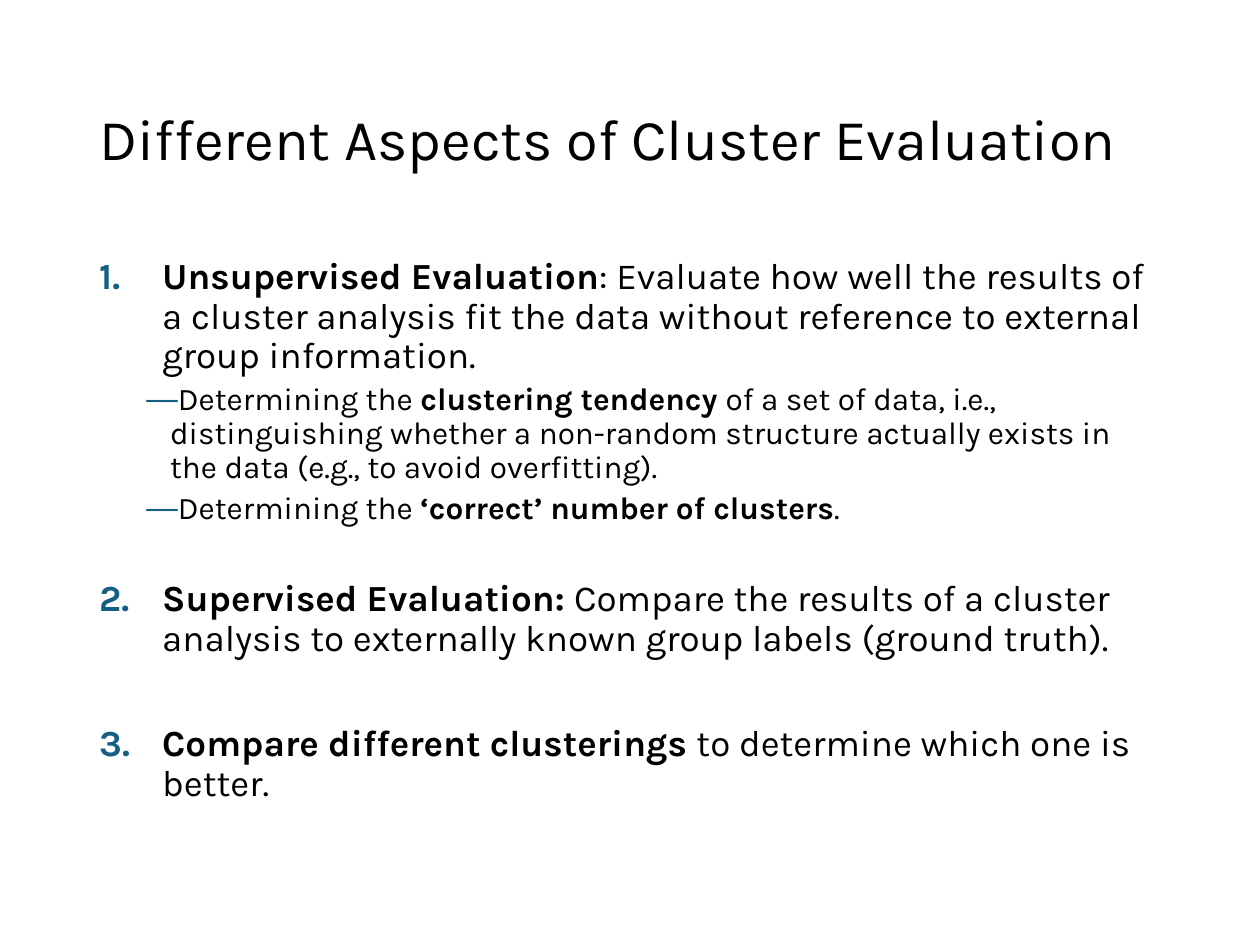
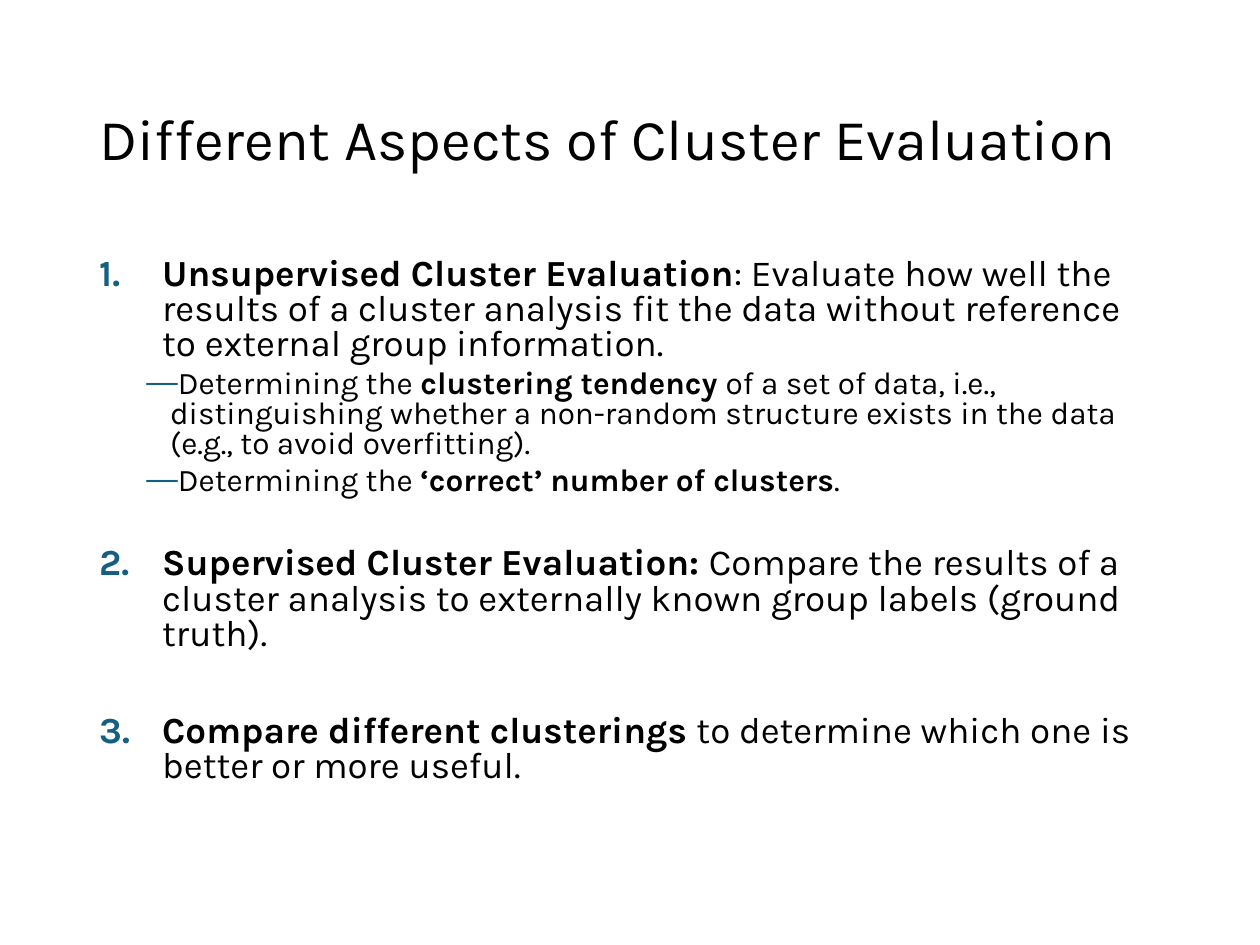
Before and after one commit to mhahsler/Introduction_to_Data_Mining_R_Examples, a slide deck: slide 72 of slides/chap7_basic_cluster_analysis.pptx. Drawn at 1260x945 pixels with LibreOffice and Linux fonts; fonts in the diff are those of the drawing. Boxes give left, top, right and bottom in pixels: in the first picture for what was removed or moved away, otherwise in the second. Text is boxed around its words. In the diff, an @@ line names an element or a change of style, - is before the commit and + after.

```diff
--- a/slides/chap7_basic_cluster_analysis.pptx
+++ b/slides/chap7_basic_cluster_analysis.pptx
@@ text at [162,260,1121,462]: text changed @@
-1. Unsupervised Evaluation: Evaluate how well the results of a cluster analysis fit the data without reference to external group information.
-  — Determining the clustering tendency of a set of data, i.e., distinguishing whether a non-random structure actually exists in the data (e.g., to avoid overfitting).
+1. Unsupervised Cluster Evaluation: Evaluate how well the results of a cluster analysis fit the data without reference to external group information.
+  — Determining the clustering tendency of a set of data, i.e., distinguishing whether a non-random structure exists in the data (e.g., to avoid overfitting).
@@ text at [178,469,840,499]: line spacing 0.9 to 0.8 @@
@@ text at [162,549,1130,779]: text changed @@
-2. Supervised Evaluation: Compare the results of a cluster analysis to externally known group labels (ground truth).
-3. Compare different clusterings to determine which one is better.
+2. Supervised Cluster Evaluation: Compare the results of a cluster analysis to externally known group labels (ground truth).
+3. Compare different clusterings to determine which one is better or more useful.
```
Also in this commit, not shown: 5 other slides changed, 1 other file.
